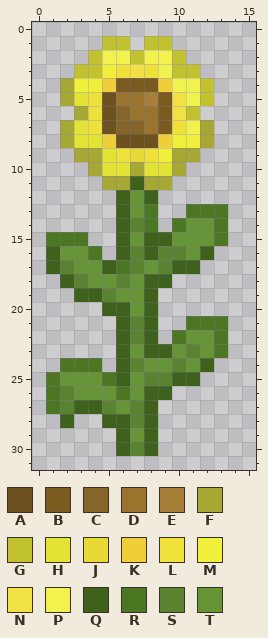
Two versions of one pixel-art sprite, assets/textures/foliage/entity_sunflower/entity_sunflower.png. The picture above is the old version.
The file is 32x32 pixels. Colours within 5 levels of each other are drawn and written as one. Shown: x 0..15, y 0..31.
Palette (. is transparent): A #6d511f  B #7c5b21  C #86652a  D #9a732c  E #a77f38  F #a7a733  G #c2c231  H #e3e334  J #e9d936  K #f0ce3a  L #f0e03a  M #f0f03a  N #f2e145  P #f2f24e  Q #3e621b  R #4c7722  S #598330  T #659536
Once edited:
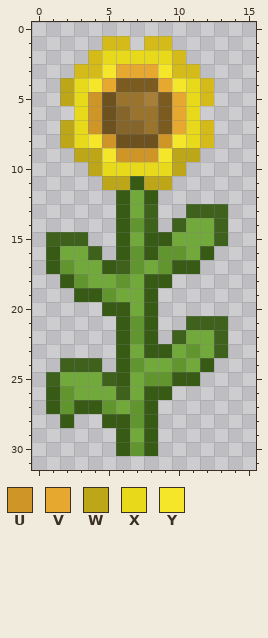
Colours new in this view: U #cf9627  V #e6a82e  W #bda719  X #e8d91a  Y #f5e62a
Change:
colour G: #c2c231 -> #d4bb1a
colour Q: #3e621b -> #375b14
colour R: #4c7722 -> #3e621b
colour S: #598330 -> #61952e
colour T: #659536 -> #71a93a
y 2: x 5..9 PPGPP -> XXXXX
y 3: x 5..9 MLNLP -> YVVVY
y 4: x 2..5 FMMK -> WXYV; x 9..11 KPP -> VYX
y 5: x 2..4 FHL -> WXU; x 10..11 NP -> VX
y 6: x 3..4 FL -> XU; x 10..11 NG -> VX
y 7: x 2..4 FHL -> WXU; x 10..12 LPF -> VXG
y 8: x 2..5 FHHK -> WXYU; x 9..12 KMMF -> UYXG
y 9: x 3..11 FFHLJLMFF -> WWYUUUYWW
y 10: x 4..10 FHHFHHF -> WXXXXXW
y 11: x 5..6 FF -> WW; x 8..9 FF -> WW
y 26..27: x 1 R -> Q
Boxes around the changes in both pictures, in picture pixels (x1, y1, x2, y2):
changed: (46, 36, 228, 456)
